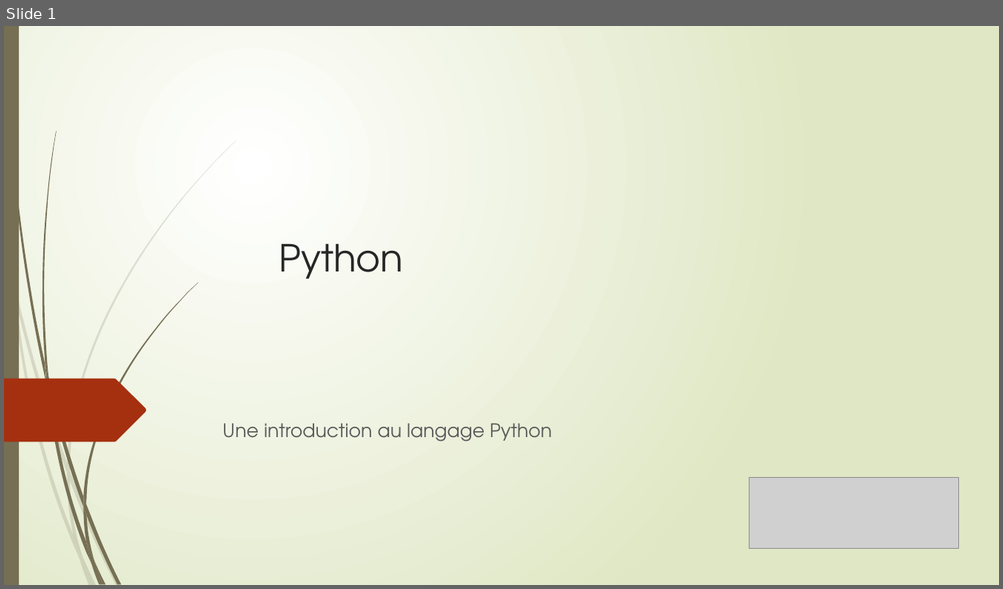
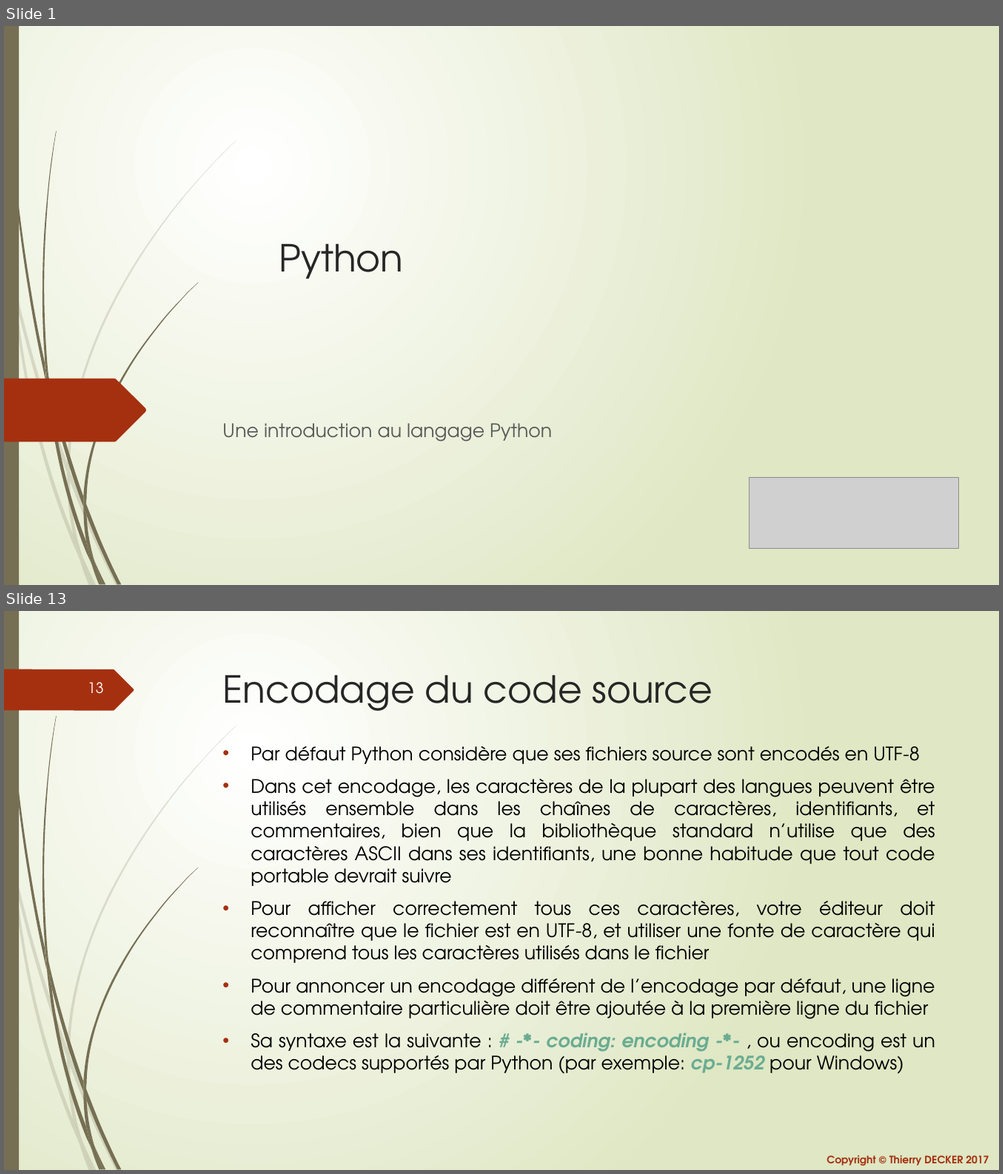
Before and after one commit to VikmanTheRacoon/learning-python, a slide deck: documentations/learning-python.pptx. Shown one above the other, each under a label of ours: slide 1 before the commit, slides 1 and 13 after it; the slides between them are not shown. The pictures are 1003x589 and 1003x1174 pixels, drawn with LibreOffice and Linux fonts; fonts in the diff are those of the drawing; grey boxes stand for pictures. Boxes give left, top, right and bottom in pixels: in the first picture for what was removed or moved away, otherwise in the second. Text is boxed around its words. In the diff, an @@ line names an element or a change of style, - is before the commit and + after.

```diff
--- a/documentations/learning-python.pptx
+++ b/documentations/learning-python.pptx
@@ slide 13 added at (x1=4, y1=611, x2=999, y2=1170), background gradient #FFFFFF to #DFE8C4; not listed: 23 template elements that a slide beside it also shows @@
@@ freeform shape added at (x1=4, y1=669, x2=134, y2=710), fill #A53010 @@
@@ title added at (x1=223, y1=675, x2=712, y2=711), 36 pt, text #262626 @@
+Encodage du code source
@@ page number added at (x1=88, y1=682, x2=104, y2=694), 14 pt, text #FFFFFF @@
+13
@@ text added at (x1=250, y1=746, x2=935, y2=1074), 18 pt, text #000000 @@
+• Par défaut Python considère que ses fichiers source sont encodés en UTF-8
+• Dans cet encodage, les caractères de la plupart des langues peuvent être utilisés ensemble dans les chaînes de caractères, identifiants, et commentaires, bien que la bibliothèque standard n’utilise que des caractères ASCII dans ses identifiants, une bonne habitude que tout code portable devrait suivre
+• Pour afficher correctement tous ces caractères, votre éditeur doit reconnaître que le fichier est en UTF-8, et utiliser une fonte de caractère qui comprend tous les caractères utilisés dans le fichier
+• Pour annoncer un encodage différent de l’encodage par défaut, une ligne de commentaire particulière doit être ajoutée à la première ligne du fichier
+• Sa syntaxe est la suivante : # -*- coding: encoding -*- , ou encoding est un des codecs supportés par Python (par exemple: cp-1252 pour Windows)
@@ text added at (x1=826, y1=1156, x2=988, y2=1166), 10 pt, text #A53010, bold @@
+Copyright © Thierry DECKER 2017
```
Also in this commit, not shown: 5 slides changed, 7 other slides added, 1 other file.
